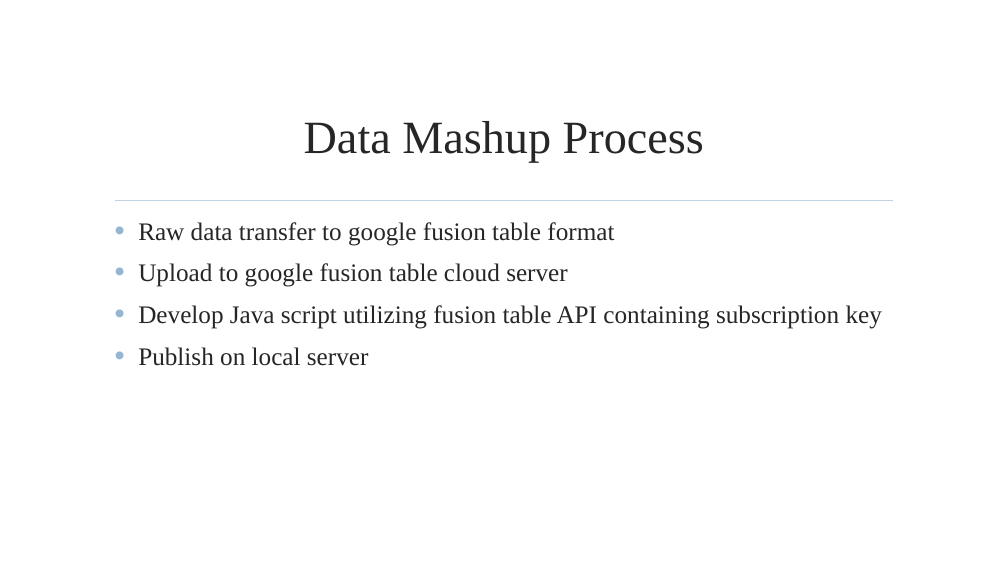
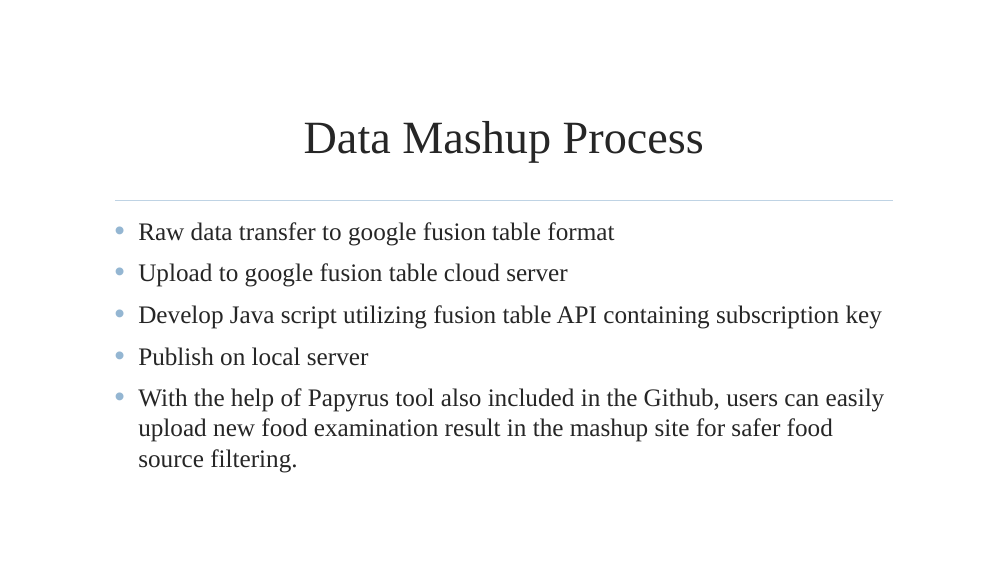
Before and after one commit to 482170765/Food-Caster, a slide deck: slide 5 of 簡報_Foodcaster.pptx. Drawn at 1008x567 pixels with LibreOffice and Linux fonts; fonts in the diff are those of the drawing; background and template pictures are left out. Boxes give left, top, right and bottom in pixels: in the first picture for what was removed or moved away, otherwise in the second. Text is boxed around its words. In the diff, an @@ line names an element or a change of style, - is before the commit and + after.

```diff
--- a/簡報_Foodcaster.pptx
+++ b/簡報_Foodcaster.pptx
@@ text at (138,388,885,473): paragraph added @@
+• With the help of Papyrus tool also included in the Github, users can easily upload new food examination result in the mashup site for safer food source filtering.
```
